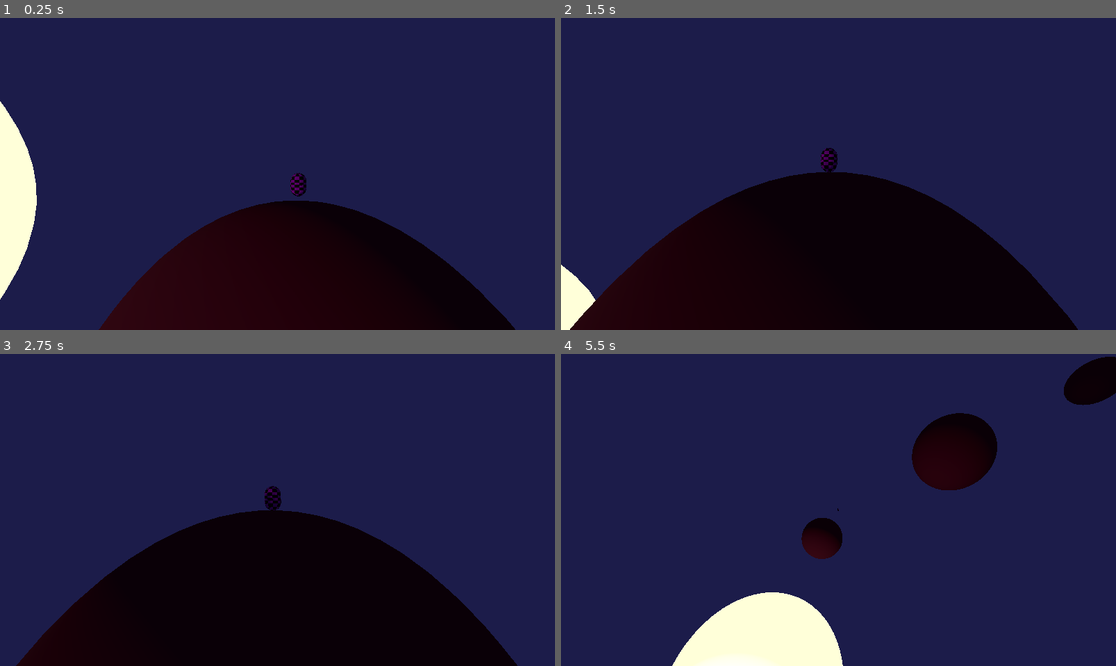
Above: before the commit, frames 1-4 (two rows, left to right).
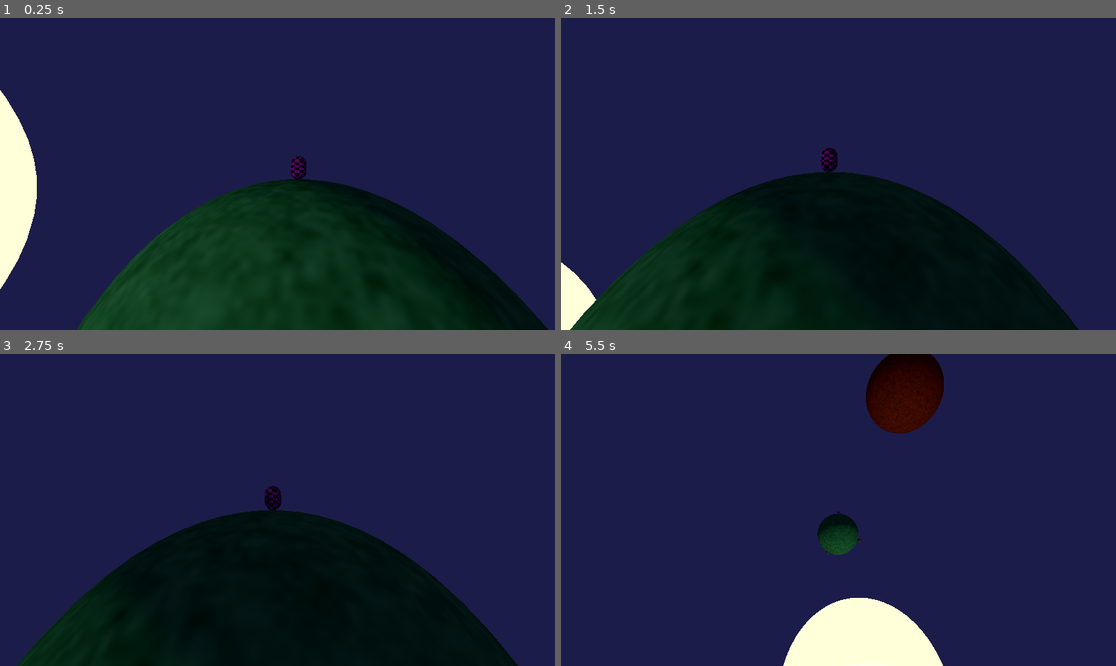
Above: after the commit, the same moments.

Repository: harmvzon/PlanetHopper
Game: Godot game, scene res://scenes/solar_system.tscn
Same seed, same stepped clock (60 frames per second), same inputs: the game is played once before the commit and once after it.
Inputs:
- Up to frame 1 (0.25 s): no input
- Up to frame 2 (1.5 s): hold D (move_right) 0.53-1.28 s; hold E (mine) 0.53-1.28 s; hold A (move_left) from 1.28 s (still down); tap E (mine) at 1.35 s
- Up to frame 3 (2.75 s): release A (move_left) at 2.03 s; hold D (move_right) from 2.03 s (still down); hold E (mine) from 2.03 s (still down)
- Up to frame 4 (5.5 s): release D (move_right) at 2.78 s; release E (mine) at 2.78 s; hold Space (thrust) 2.78-3.53 s; tap E (mine) at 2.85, 4.35 s; hold E (mine) 3.53-4.28 s; hold A (move_left) from 3.53 s (still down); hold E (mine) from 5.03 s (still down)

The runs differ from the first frame. In frame 1, 27% of the frame differs, in the area x 0-99%, y 23-100%; in frame 2, 13%; in frame 3, 4.1%; in frame 4, 15%.

Commit message:
mining done

Diff:
--- a/PlanetHopper/mat/planet_noise.gdshader
+++ b/PlanetHopper/mat/planet_noise.gdshader
@@ -6,11 +6,52 @@
 uniform float speed : hint_range(0.0, 2.0) = 1.0;
 uniform float degradation : hint_range(0.0, 1.0) = 0.0;
 
+varying vec3 world_pos;
+
+void vertex() {
+	world_pos = VERTEX;
+}
+
+float noise(vec3 p) {
+	return fract(sin(dot(p, vec3(12.9898, 78.233, 45.164))) * 43758.5453);
+}
+
+float smoothnoise(vec3 p) {
+	vec3 i = floor(p);
+	vec3 f = fract(p);
+	f = f * f * (3.0 - 2.0 * f);
+
+	float n000 = noise(i + vec3(0.0, 0.0, 0.0));
+	float n100 = noise(i + vec3(1.0, 0.0, 0.0));
+	float n010 = noise(i + vec3(0.0, 1.0, 0.0));
+	float n110 = noise(i + vec3(1.0, 1.0, 0.0));
+	float n001 = noise(i + vec3(0.0, 0.0, 1.0));
+	float n101 = noise(i + vec3(1.0, 0.0, 1.0));
+	float n011 = noise(i + vec3(0.0, 1.0, 1.0));
+	float n111 = noise(i + vec3(1.0, 1.0, 1.0));
+
+	float nx0 = mix(n000, n100, f.x);
+	float nx1 = mix(n010, n110, f.x);
+	float nxy0 = mix(nx0, nx1, f.y);
+
+	float nx2 = mix(n001, n101, f.x);
+	float nx3 = mix(n011, n111, f.x);
+	float nxy1 = mix(nx2, nx3, f.y);
+
+	return mix(nxy0, nxy1, f.z);
+}
+
 void fragment() {
-	// Test: just average the three colors
-	vec3 col = (colorA + colorB + colorC) / 3.0;
+	vec3 p = world_pos * 2.0;
+	p += vec3(TIME * speed * 0.2, TIME * speed * 0.15, TIME * speed * 0.1);
 
-	// Lerp toward gray when degraded
+	float n1 = smoothnoise(p);
+	float n2 = smoothnoise(p * 2.0 + 10.0);
+	float n3 = smoothnoise(p * 4.0 + 20.0);
+
+	vec3 col = mix(colorA, colorB, n1);
+	col = mix(col, colorC, n2 * 0.5 + n3 * 0.5);
+
 	vec3 gray = vec3(0.25, 0.22, 0.20);
 	col = mix(col, gray, degradation);
 
--- a/PlanetHopper/scenes/planet.tscn
+++ b/PlanetHopper/scenes/planet.tscn
@@ -1,7 +1,6 @@
 [gd_scene format=3 uid="uid://es7fcvqjfahd"]
 
 [ext_resource type="Script" uid="uid://e7fua7s232ql" path="res://scripts/planet.gd" id="1_mtr83"]
-[ext_resource type="Material" uid="uid://cclxk76bobb3e" path="res://mat/planet.tres" id="2_h8ms6"]
 
 [sub_resource type="SphereMesh" id="SphereMesh_h8ms6"]
 
@@ -13,7 +12,6 @@
 script = ExtResource("1_mtr83")
 
 [node name="MeshInstance3D" type="MeshInstance3D" parent="." unique_id=212031120]
-material_override = ExtResource("2_h8ms6")
 mesh = SubResource("SphereMesh_h8ms6")
 
 [node name="CollisionShape3D" type="CollisionShape3D" parent="." unique_id=1381041318]
--- a/PlanetHopper/scenes/solar_system.tscn
+++ b/PlanetHopper/scenes/solar_system.tscn
@@ -38,7 +38,7 @@
 omni_range = 123.0
 
 [node name="Player" parent="." unique_id=307141274 instance=ExtResource("2_ms4l2")]
-transform = Transform3D(1, 0, 0, 0, 1, 0, 0, 0, 1, 36.86067, 7.957361, 0)
+transform = Transform3D(1, 0, 0, 0, 1, 0, 0, 0, 1, 36.86067, 7.2026367, 0)
 jump_force = 50.0
 thrust_force = 20.0
 
@@ -52,7 +52,6 @@
 [node name="PlanetA" parent="." unique_id=210936528 instance=ExtResource("4_swmsm")]
 transform = Transform3D(1, 0, 0, 0, 1, 0, 0, 0, 1, 37.87549, 0, 0)
 radius = 5.0
-biome = 2
 
 [node name="PlanetB" parent="." unique_id=1782423007 instance=ExtResource("4_swmsm")]
 transform = Transform3D(1, 0, 0, 0, 1, 0, 0, 0, 1, 72.37821, 0, 0)
--- a/PlanetHopper/scripts/planet.gd
+++ b/PlanetHopper/scripts/planet.gd
@@ -36,6 +36,12 @@
 	Biome.GAS:   {"a": Color(0.4, 0.3, 0.5), "b": Color(0.7, 0.5, 0.9), "c": Color(0.9, 0.7, 1.0)},
 }
 
+# ── Wave Spawning ──────────────────────────────────────────────────────────
+var _tiers_available: int = 0
+var _current_tier: int = -1  # -1 = no tier yet
+var _player_on_planet: bool = false
+var _active_enemies: Array[Node] = []
+
 # ── Internal ───────────────────────────────────────────────────────────────
 var orbit_radius: float = 0.0
 var orbit_speed: float = 0.0
@@ -55,6 +61,7 @@
 func _ready() -> void:
 	_apply_radius(radius)
 	_apply_biome(biome)
+	_tiers_available = max(1, int(radius / 2.0))
 
 	if Engine.is_editor_hint():
 		return
@@ -66,6 +73,10 @@
 		orbit_speed = orbit_speed_override
 	else:
 		orbit_speed = BASE_ORBIT_SPEED / sqrt(max(orbit_radius, 0.1))
+
+	# Connect Area3D signals
+	_area.body_entered.connect(_on_player_entered_area)
+	_area.body_exited.connect(_on_player_exited_area)
 
 
 func _physics_process(delta: float) -> void:
@@ -84,6 +95,10 @@
 	surface_velocity = (new_pos - global_position) / delta
 	global_position = new_pos
 
+	# Wave tier update
+	if _player_on_planet:
+		_update_wave_tier()
+
 
 # ── Setters ────────────────────────────────────────────────────────────────
 
@@ -124,11 +139,9 @@
 
 func _apply_biome(b: Biome) -> void:
 	if _mesh == null or _mesh.mesh == null:
-		print("_apply_biome blocked: mesh is null")
 		return
 
 	var colors = BIOME_COLORS[b]
-	print("Applying biome: ", Biome.keys()[b], " colors: ", colors)
 
 	var shader := load("res://mat/planet_noise.gdshader") as Shader
 	var mat := ShaderMaterial.new()
@@ -140,8 +153,7 @@
 	mat.set_shader_parameter("speed", 0.0)
 	mat.set_shader_parameter("degradation", 0.0)
 
-	_mesh.set_surface_override_material(0, mat)
-	print("Material applied to mesh")
+	_mesh.material_override = mat  # ← use node-level property, not surface
 
 
 func _apply_degradation(t: float) -> void:
@@ -149,6 +161,7 @@
 		return
 
 	var current_mat := _mesh.material_override as ShaderMaterial
+	print("Applying degradation: ", t)
 
 	# Speed driven by mining activity
 	var speed := _mining_activity * (1.0 - t * 0.5)
@@ -156,6 +169,7 @@
 
 	# Degradation lerps to gray
 	current_mat.set_shader_parameter("degradation", t)
+	print("Degradation parameter set to: ", t)
 
 
 # ── Mining ─────────────────────────────────────────────────────────────────
@@ -186,3 +200,71 @@
 
 	if randf() < 0.05:
 		Inventory.add_star_energy(1)
+
+# ── Wave System ────────────────────────────────────────────────────────────
+
+func _on_player_entered_area(body: Node3D) -> void:
+	if body is RigidBody3D and body.name == "Player":
+		_player_on_planet = true
+
+
+func _on_player_exited_area(body: Node3D) -> void:
+	if body is RigidBody3D and body.name == "Player":
+		_player_on_planet = false
+		_despawn_all_enemies()
+
+
+func _update_wave_tier() -> void:
+	if resources_mined >= 1.0:
+		return  # Planet dead
+
+	# Calculate tier: 0 to (tiers_available - 1)
+	var new_tier: int = min(int(resources_mined * _tiers_available), _tiers_available - 1)
+
+	if new_tier > _current_tier:
+		_current_tier = new_tier
+		print("Wave tier upgraded to: ", _current_tier)
+		_spawn_wave()
+
+
+func _spawn_wave() -> void:
+	# Remove dead enemies first
+	_active_enemies = _active_enemies.filter(func(e): return is_instance_valid(e))
+
+	var enemy_count := 3 * (_current_tier + 1)
+	print("Spawning ", enemy_count, " enemies for tier ", _current_tier)
+
+	for i in range(enemy_count):
+		_spawn_enemy()
+
+
+func _spawn_enemy() -> void:
+	var enemy := MeshInstance3D.new()
+	var sphere_mesh := SphereMesh.new()
+	sphere_mesh.radius = 0.5
+	sphere_mesh.height = 1.0
+	enemy.mesh = sphere_mesh
+
+	# Add to tree FIRST
+	add_child(enemy)
+
+	# Then set position
+	var angle_h := randf() * TAU
+	var angle_v := randf() * PI
+	var surf_pos := Vector3(
+		sin(angle_v) * cos(angle_h),
+		sin(angle_v) * sin(angle_h),
+		cos(angle_v)
+	) * radius * 1.1
+
+	enemy.global_position = global_position + surf_pos
+	_active_enemies.append(enemy)
+
+
+func _despawn_all_enemies() -> void:
+	for enemy in _active_enemies:
+		if is_instance_valid(enemy):
+			enemy.queue_free()
+	_active_enemies.clear()
+	_current_tier = -1
+	print("All enemies despawned")
